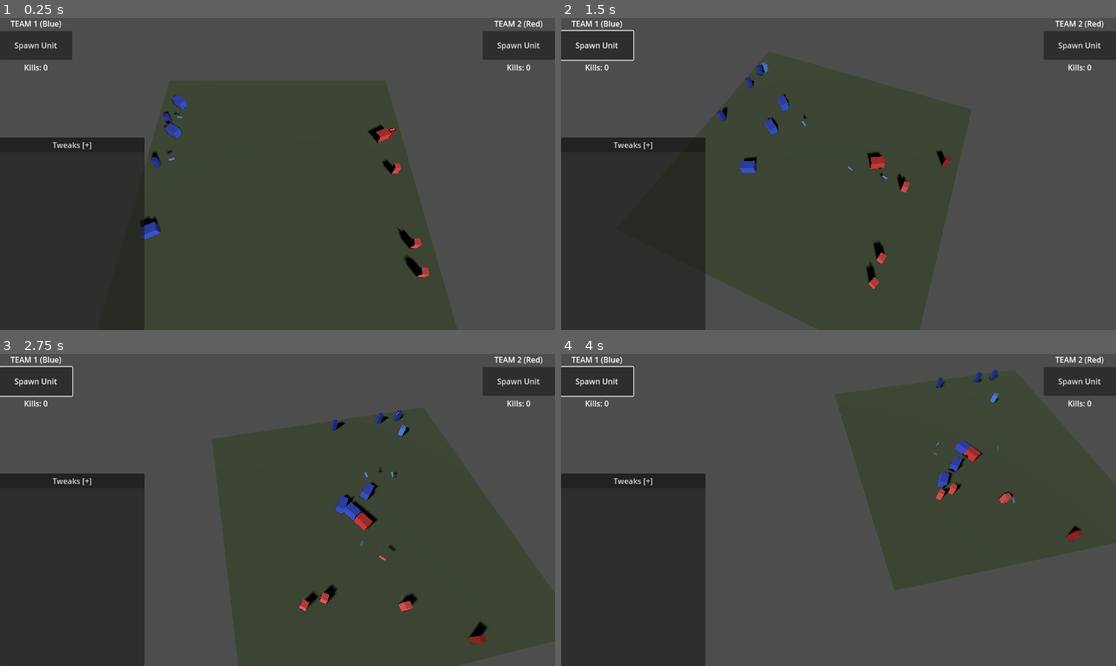
Above: before the commit, frames 1-4 (two rows, left to right).
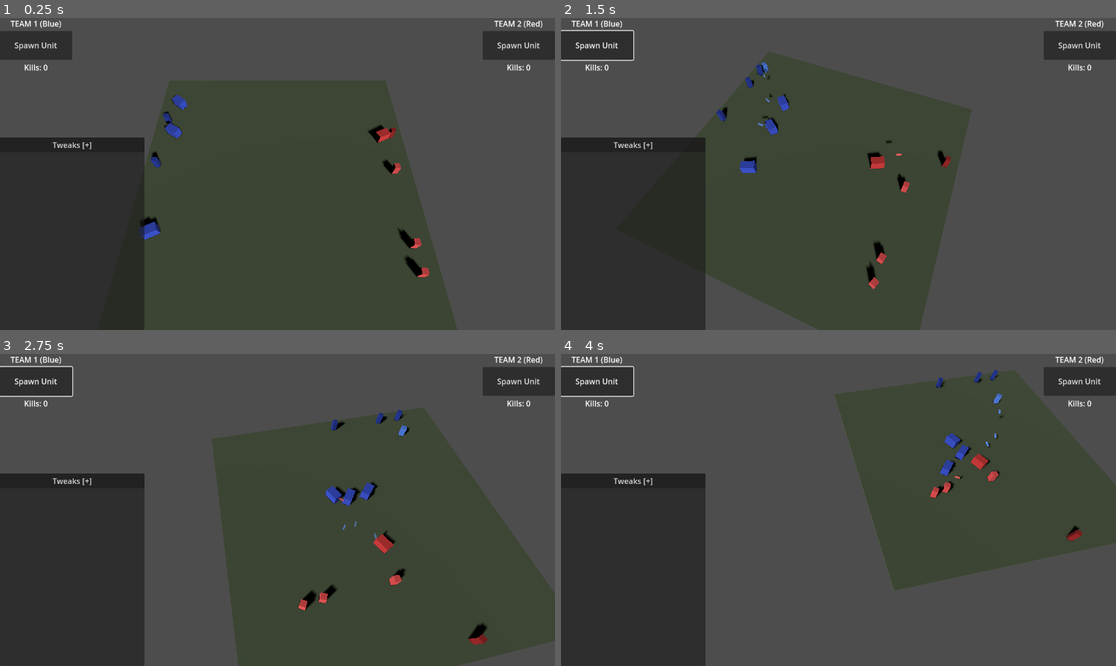
Above: after the commit, the same moments.

Repository: zoltan-szabo-boz/autobattler
Game: Godot game, scene res://scenes/main.tscn
Two runs of this game, one before a commit and one after it. Both use one fixed random seed, a clock stepped at 60 frames per second and the inputs below.
Inputs (mouse positions are in pixels of both pictures, inside the frame that each line leads up to):
- Up to frame 1 (0.25 s): no input
- Up to frame 2 (1.5 s): click "Spawn Unit" at 0.5 s; tap Enter at 1.25 s; move the mouse to (960, 158) at 1.27 s; hold D from 1.28 s (still down); hold Q from 1.28 s (still down); click (960, 158) at 1.42 s
- Up to frame 3 (2.75 s): move the mouse to (166, 525) at 2.02 s; release D at 2.03 s; release Q at 2.03 s; hold Down (ui_down) from 2.03 s (still down); tap E at 2.1 s
- Up to frame 4 (4 s): move the mouse to (894, 441) at 2.77 s; release Down (ui_down) at 2.78 s; hold D 2.78-3.53 s; hold Z 2.78-3.53 s; move the mouse to (810, 572) at 3.52 s; hold Up (ui_up) from 3.53 s (still down); tap C at 3.6 s; click (810, 572) at 3.67 s

The runs differ from the first frame. In frame 1, less than 0.1% of the frame differs, in the area x 30-72%, y 30-46%; in frame 2, less than 0.1%; in frame 3, 1.1%, in the area x 53-88%, y 17-94%; in frame 4, 1.0%.

Commit message:
change attack patterns, and collision logic

Diff:
--- a/scripts/units/archer_unit.gd
+++ b/scripts/units/archer_unit.gd
@@ -9,10 +9,33 @@
 	projectile_scene = preload("res://scenes/projectile.tscn")
 	super._ready()
 
+var retarget_timer: float = 0.0
+const RETARGET_INTERVAL: float = 0.5  # Check for new targets every 0.5 seconds
+
+func _physics_process(delta: float) -> void:
+	retarget_timer -= delta
+	if retarget_timer <= 0:
+		retarget_timer = RETARGET_INTERVAL
+		_check_for_targets()
+	super._physics_process(delta)
+
+func _check_for_targets() -> void:
+	# If no target or target out of range, find a new one
+	if not is_instance_valid(target):
+		_find_target()
+	elif global_position.distance_to(target.global_position) > attack_range:
+		# Current target out of range, look for closer one
+		_find_target()
+
 func _move_towards_target(_delta: float) -> void:
-	# Archers don't move, go straight to attacking if we have a target
+	# Archers don't move, go straight to attacking if we have a target in range
 	if is_instance_valid(target):
-		state = UnitState.ATTACKING
+		var dist = global_position.distance_to(target.global_position)
+		if dist <= attack_range:
+			state = UnitState.ATTACKING
+		else:
+			# Target out of range, wait for something closer
+			state = UnitState.IDLE
 	else:
 		state = UnitState.IDLE
 
--- a/scripts/units/base_unit.gd
+++ b/scripts/units/base_unit.gd
@@ -75,6 +75,9 @@
 
 func _physics_process(delta: float) -> void:
 	attack_timer -= delta
+
+	# Check for nearby enemies we're colliding with (melee engagement)
+	_check_collision_engagement()
 
 	match state:
 		UnitState.IDLE:
@@ -86,6 +89,29 @@
 		UnitState.ATTACKING:
 			_attack_target()
 
+func _check_collision_engagement() -> void:
+	# Skip for archers - they don't engage in melee
+	if unit_type == "archer":
+		return
+
+	# Check if current target is still valid and in range
+	if is_instance_valid(target) and global_position.distance_to(target.global_position) <= attack_range:
+		return  # Already engaged with valid target
+
+	# Look for enemies within melee range
+	var enemy_group = "team_2" if team == 1 else "team_1"
+	var enemies = get_tree().get_nodes_in_group(enemy_group)
+
+	for enemy in enemies:
+		if not is_instance_valid(enemy):
+			continue
+		var dist = global_position.distance_to(enemy.global_position)
+		if dist <= attack_range * 1.5:  # Slightly larger than attack range for collision detection
+			# Switch target to this nearby enemy
+			target = enemy
+			state = UnitState.ATTACKING
+			return
+
 func _find_target() -> void:
 	var enemy_group = "team_2" if team == 1 else "team_1"
 	var enemies = get_tree().get_nodes_in_group(enemy_group)
@@ -146,21 +172,45 @@
 	velocity = direction * speed
 	move_and_slide()
 
+	# Check if we collided with an enemy - if so, start attacking them
+	for i in get_slide_collision_count():
+		var collision = get_slide_collision(i)
+		var collider = collision.get_collider()
+		if collider is BaseUnit and collider.team != team:
+			target = collider
+			state = UnitState.ATTACKING
+			return
+
 	# Face target
 	if direction.length() > 0.01:
 		look_at(global_position + direction, Vector3.UP)
 
 func _attack_target() -> void:
 	if not is_instance_valid(target):
-		state = UnitState.IDLE
+		# Target died, find a new one immediately
 		target = null
+		_find_target()
+		if target:
+			state = UnitState.MOVING
+		else:
+			state = UnitState.IDLE
 		return
 
 	var dist = global_position.distance_to(target.global_position)
 
-	if dist > attack_range * 1.2:  # Small buffer to prevent jittering
+	# For melee units, use a more generous range check
+	# This accounts for collision boxes stopping units before centers are close
+	var effective_range = attack_range * 1.5 if unit_type != "archer" else attack_range * 1.2
+
+	if dist > effective_range:
 		state = UnitState.MOVING
 		return
+
+	# Face target while attacking
+	var direction = (target.global_position - global_position).normalized()
+	direction.y = 0
+	if direction.length() > 0.01:
+		look_at(global_position + direction, Vector3.UP)
 
 	if attack_timer <= 0:
 		_perform_attack()
